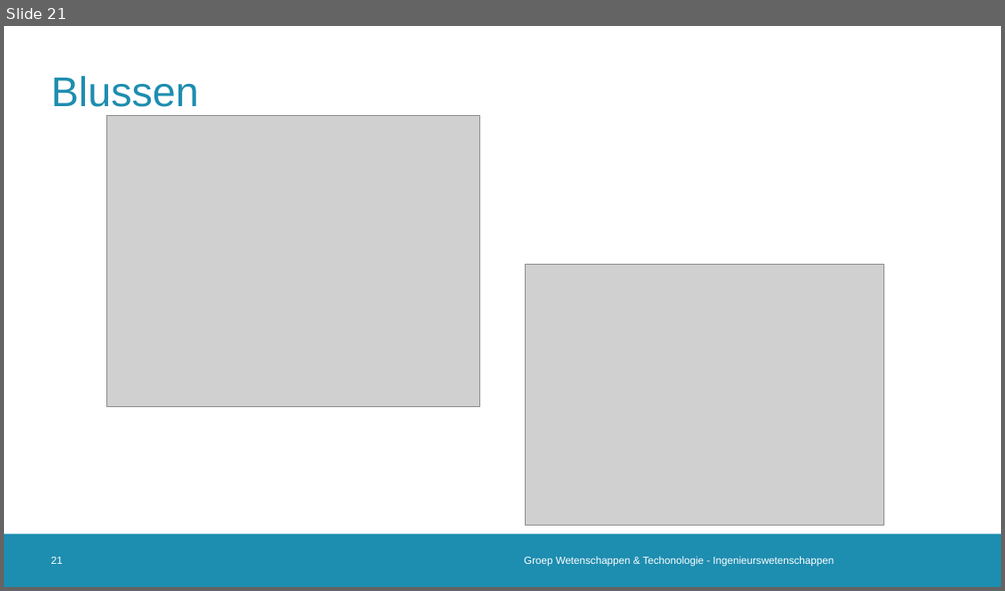
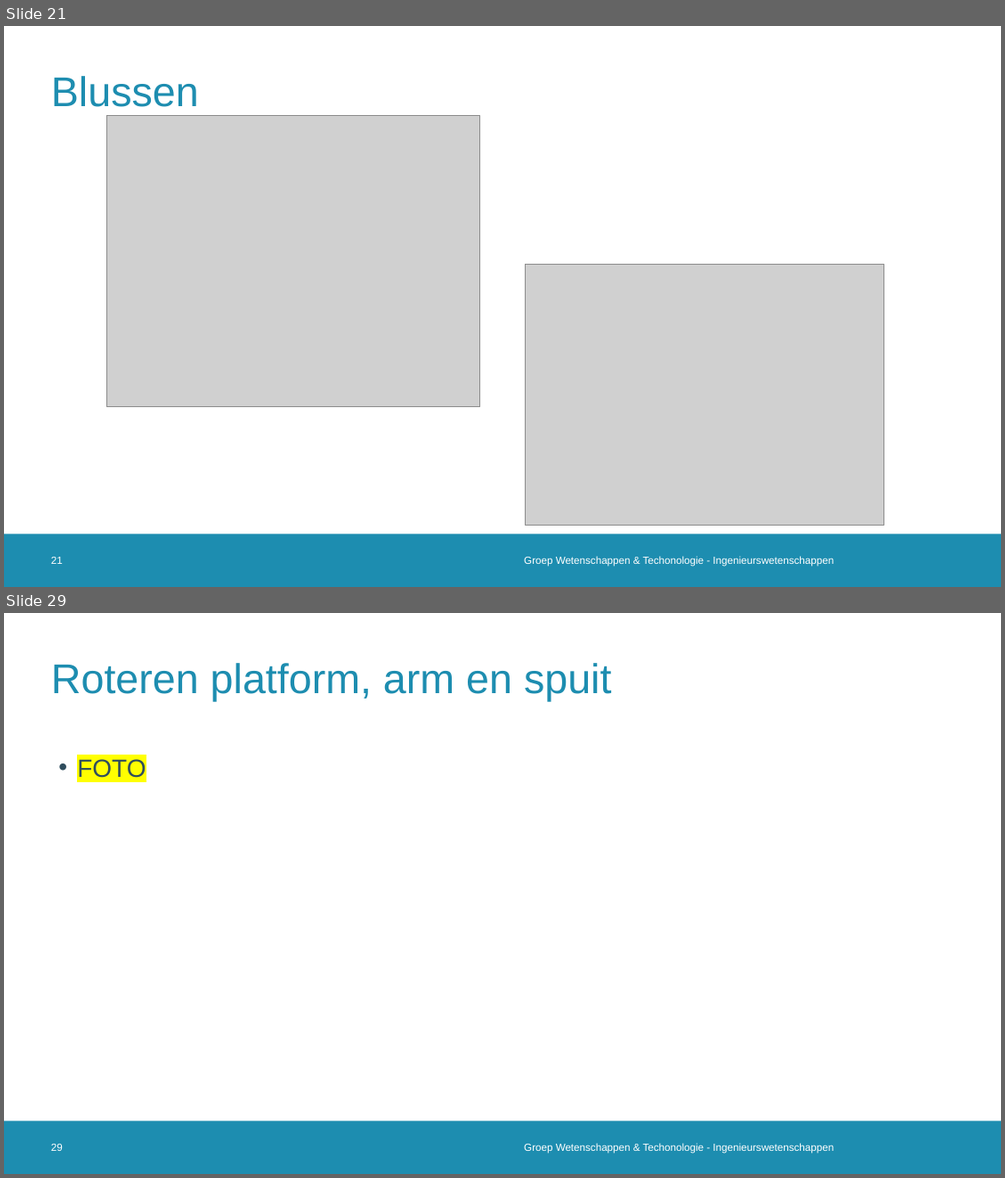
Before and after one commit to 2023-2022-KULAK-IW/2022_2023_Probleemoplossen_en_Ontwerpen_2, a slide deck: LATEX + ppt/Tussentijdse Presentatie .pptx. Shown one above the other, each under a label of ours: slide 21 before the commit, slides 21 and 29 after it; the slides between them are not shown. The pictures are 1005x591 and 1005x1178 pixels, drawn with LibreOffice and Linux fonts; fonts in the diff are those of the drawing; grey boxes stand for pictures; background and template pictures are left out. Boxes give left, top, right and bottom in pixels: in the first picture for what was removed or moved away, otherwise in the second. Text is boxed around its words. In the diff, an @@ line names an element or a change of style, - is before the commit and + after.

```diff
--- a/LATEX + ppt/Tussentijdse Presentatie .pptx
+++ b/LATEX + ppt/Tussentijdse Presentatie .pptx
@@ slide 29 added at <box>4,613,1001,1174</box>, background #FFFFFF; not listed: 1 template element that a slide beside it also shows @@
@@ title added at <box>51,663,612,701</box>, 40 pt, text #1D8DB0 @@
+Roteren platform, arm en spuit
@@ text added at <box>77,759,146,778</box>, 24 pt, text #2F4D5D @@
+• FOTO
@@ page number added at <box>51,1143,63,1151</box>, 10 pt, text #FFFFFF @@
+29
@@ text added at <box>524,1143,833,1153</box>, 10 pt, text #FFFFFF @@
+Groep Wetenschappen & Techonologie - Ingenieurswetenschappen
```
Also in this commit, not shown: 12 slides changed, 8 other slides added.
